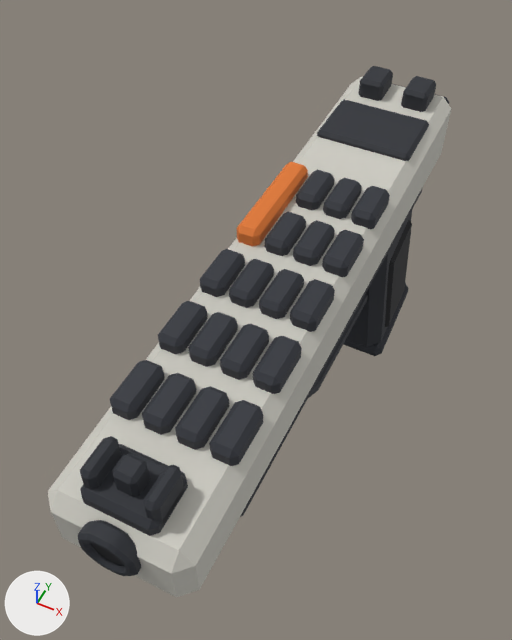
An edit to the glTF model roblox/assets/weapons-kit/w_pistol@pistol_calc.glb, drawn before and after from the same camera.
One viewpoint serves both versions: a 50 mm lens placed at (0.093, -0.325, 0.27), pointed at (-0.029, -0.081, -0.035). The axes (+X, +Y, +Z) are drawn at lower left. The lights are the same throughout. The older version comes first. Vertices at exactly the same position are counted once.

The first picture shows 'body_wzB__dark__p2b2e35', 'grip_wzB__dark__p2b2e35', 'grip_wzN__black__p16171b', 'slide_wzA__case__pcfcdc4', 'slide_wzN__dark__p2b2e35', 'slide_wzN__key__p30333b', 'slide_wzN__orange__pe0772e' and 2 more.
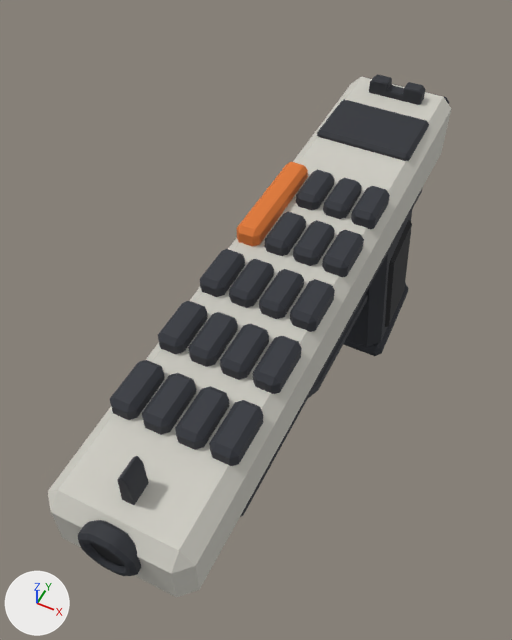
Boxes (x1, y1, x2, y2) around the edits, measured in the pictures (512 x 640 px):
'slide_wzN__dark__p2b2e35', reshaped: before (77, 66, 449, 576); after (77, 74, 449, 576)
part 1 of me_slide_wzn__dark__p2b2e35, added: after (369, 74, 426, 105)
part 2 of me_slide_wzn__dark__p2b2e35, deleted: before (80, 436, 121, 489)
part 3 of me_slide_wzn__dark__p2b2e35, deleted: before (143, 465, 184, 524)
part 4 of me_slide_wzn__dark__p2b2e35, cut back: before (80, 447, 188, 536); after (118, 456, 149, 505)
part 5 of me_slide_wzn__dark__p2b2e35, deleted: before (359, 66, 436, 112)

The change in detail:
me_slide_wzn__dark__p2b2e35 is used by ob_slide_wzn__dark__p2b2e35; location (0.0, 0.0, 0.0).
me_slide_wzn__dark__p2b2e35 had 320 vertices, 608 faces and spanned x -0.028..0.028, y -0.256..0.061, z 0.014..0.06.
me_slide_wzn__dark__p2b2e35 now has 254 vertices, 492 faces and spans x -0.028..0.028, y -0.256..0.061, z 0.014..0.058.
me_slide_wzn__dark__p2b2e35 part 1: a new loose piece of 52 vertices spanning x -0.015..0.016, y 0.038..0.046, z 0.049..0.058, in mat_dark (dark grey #2b2e35).
me_slide_wzn__dark__p2b2e35 part 2: the loose piece of 24 vertices spanning x -0.016..-0.01, y -0.243..-0.225, z 0.041..0.056 is deleted.
me_slide_wzn__dark__p2b2e35 part 3: the loose piece of 24 vertices spanning x 0.009..0.016, y -0.243..-0.225, z 0.041..0.056 is deleted.
Part 4, on me_slide_wzn__dark__p2b2e35:
38 vertices are removed from x -0.016..0.016, y -0.246..-0.222, z 0.038..0.058.
86 faces are deleted.
10 vertices move from x -0.014..0.016, y -0.246..-0.222, z 0.038..0.048 to x -0.002..0.003, y -0.239..-0.229, z 0.041..0.058.
16 vertices are added at x -0.003..0.002, y -0.239..-0.229, z 0.041..0.058.
46 new faces join them.
Part 5, on me_slide_wzn__dark__p2b2e35:
48 vertices are removed from x -0.02..0.02, y 0.032..0.052, z 0.047..0.06.
88 faces are deleted.
